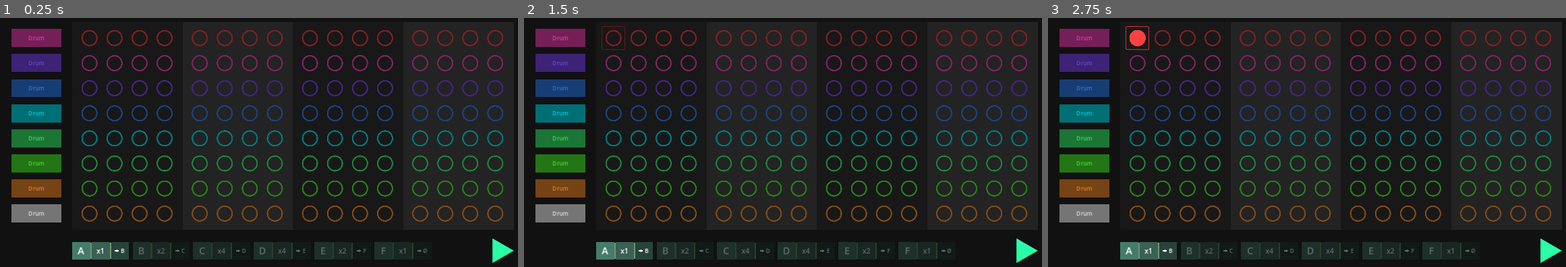
Above: before the commit, frames 1-3 (left to right).
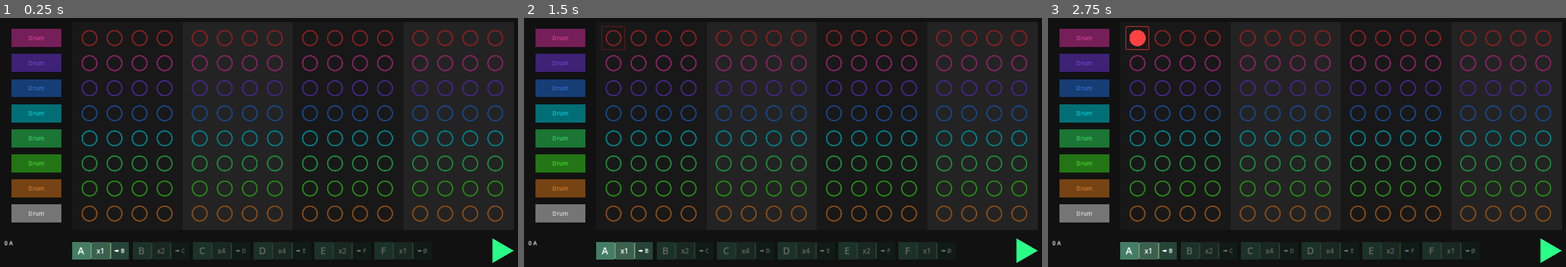
Above: after the commit, the same moments.

Repository: JulienToumieh/bsteppr
Game: Godot game, scene res://main.tscn
Two runs of this game, one before a commit and one after it. Both use one fixed random seed, a clock stepped at 60 frames per second and the inputs below.
Inputs (mouse positions are in pixels of both pictures, inside the frame that each line leads up to):
- Up to frame 1 (0.25 s): no input
- Up to frame 2 (1.5 s): click (612, 37) at 0.52 s; click (612, 37) at 1.27 s
- Up to frame 3 (2.75 s): click (1136, 37) at 2.02 s

The runs differ from the first frame. In frame 1, 0.2% of the frame differs, in the area x 0-100%, y 88-99%; in frame 2, 0.2%; in frame 3, 0.2%.

Commit message:
Loops can repeast and automatically switch to to other loops

Diff:
--- a/Globals.gd
+++ b/Globals.gd
@@ -40,6 +40,7 @@
 		barRound = 0
 	else:
 		timer.start()
+	loopCounter = loop[activeLoop][0]
 	playing = !playing
 
 func tick():
@@ -47,7 +48,15 @@
 		playbackPosition = 1
 		if barRound == 4: barRound = 1
 		else: barRound += 1
+		if activeBeat != activeBeatQueue:
+			loopCounter = loop[activeLoop][0]
 		activeBeat = activeBeatQueue
+		if loopCounter == 0:
+			activeLoop = loop[activeLoop][1]
+			activeBeat = beat[activeLoop]
+			activeBeatQueue = activeBeat
+			loopCounter = loop[activeLoop][0]
+		loopCounter -= 1
 	else:
 		playbackPosition += 1
 
@@ -94,12 +103,15 @@
 	get_parent().get_node("Main").createEditBeatPopup(beatIDX)
 
 func selectBeatLoop(loopName):
+	activeLoop = loopName
+	loopCounter = loop[activeLoop][0]
 	if playing:
 		activeBeatQueue = beat[loopName]
 	else:
 		activeBeat = beat[loopName]
 		activeBeatQueue = beat[loopName]
-	activeLoop = loopName
+		loopCounter = loop[loopName][0]
+
 	get_parent().get_node("Main").resetLoopContainer()
 
 func editLoop(loopName):
@@ -127,20 +139,7 @@
 
 
 '''
-var beats = {
-	"A": [["0000"] * 8 for _ in range(16)],
-	"B": [["0000"] * 8 for _ in range(16)],
-	"C": [["0000"] * 8 for _ in range(16)],
-	"D": [["0000"] * 8 for _ in range(16)],
-	"E": [["0000"] * 8 for _ in range(16)],
-	"F": [["0000"] * 8 for _ in range(16)]
-
-var activeBeat = beatA
-var playbackPosition = 0
-var playing = false
-
 var tempo = 60000 / 128  # Tempo in milliseconds
-
 
 @onready var metronome_timer = $Timer  # Reference to the Timer node
 
@@ -164,14 +163,4 @@
 func _on_Timer_timeout():
 	tick()  # Call tick on timer timeout
 
-func playSound(id):
-	match id:
-		1: get_node("Instrument1").play()
-		2: get_node("Instrument2").play()
-		3: get_node("Instrument3").play()
-		4: get_node("Instrument4").play()
-		5: get_node("Instrument5").play()
-		6: get_node("Instrument6").play()
-		7: get_node("Instrument7").play()
-		8: get_node("Instrument8").play()
 '''
--- a/components/loop_chip.tscn
+++ b/components/loop_chip.tscn
@@ -13,19 +13,19 @@
 scale = Vector2(160, 48)
 texture = ExtResource("1_l84g7")
 
-[node name="1Px" type="Sprite2D" parent="."]
-modulate = Color(0.232146, 0.378601, 0.329783, 1)
-scale = Vector2(52, 52)
-texture = ExtResource("1_l84g7")
-
 [node name="1Px2" type="Sprite2D" parent="."]
-modulate = Color(0.269776, 0.485597, 0.413656, 1)
+modulate = Color(0.266016, 0.489712, 0.393053, 1)
 position = Vector2(-56, 1.19209e-07)
 scale = Vector2(52, 52)
 texture = ExtResource("1_l84g7")
 
+[node name="1Px" type="Sprite2D" parent="."]
+modulate = Color(0.232146, 0.378601, 0.311702, 1)
+scale = Vector2(52, 52)
+texture = ExtResource("1_l84g7")
+
 [node name="1Px3" type="Sprite2D" parent="."]
-modulate = Color(0.15521, 0.26749, 0.230063, 1)
+modulate = Color(0.15521, 0.26749, 0.224519, 1)
 position = Vector2(56, 0)
 scale = Vector2(52, 52)
 texture = ExtResource("1_l84g7")
--- a/main.gd
+++ b/main.gd
@@ -9,6 +9,7 @@
 
 
 func _process(delta):
+	$Label.text = str(Globals.loopCounter) + " " + Globals.activeLoop
 	get_node("PlayPauseButton/Play").visible = not Globals.playing
 	get_node("PlayPauseButton/Pause").visible = Globals.playing
 
--- a/main.tscn
+++ b/main.tscn
@@ -28,16 +28,23 @@
 flat = true
 
 [node name="Play" type="Sprite2D" parent="PlayPauseButton"]
-visible = false
-modulate = Color(0.16, 1, 0.65, 1)
+modulate = Color(0.16, 1, 0.533333, 1)
 position = Vector2(40, 42)
 scale = Vector2(0.863444, 0.863444)
 texture = ExtResource("3_go3ir")
 
 [node name="Pause" type="Sprite2D" parent="PlayPauseButton"]
+visible = false
 modulate = Color(0.72, 0.72, 0.72, 1)
 position = Vector2(39, 41)
 scale = Vector2(0.320675, 0.320675)
 texture = ExtResource("5_vupvr")
 
+[node name="Label" type="Label" parent="."]
+offset_left = 28.0
+offset_top = 656.0
+offset_right = 112.0
+offset_bottom = 709.0
+text = "e"
+
 [connection signal="pressed" from="PlayPauseButton" to="." method="_on_play_pause_button_pressed"]
